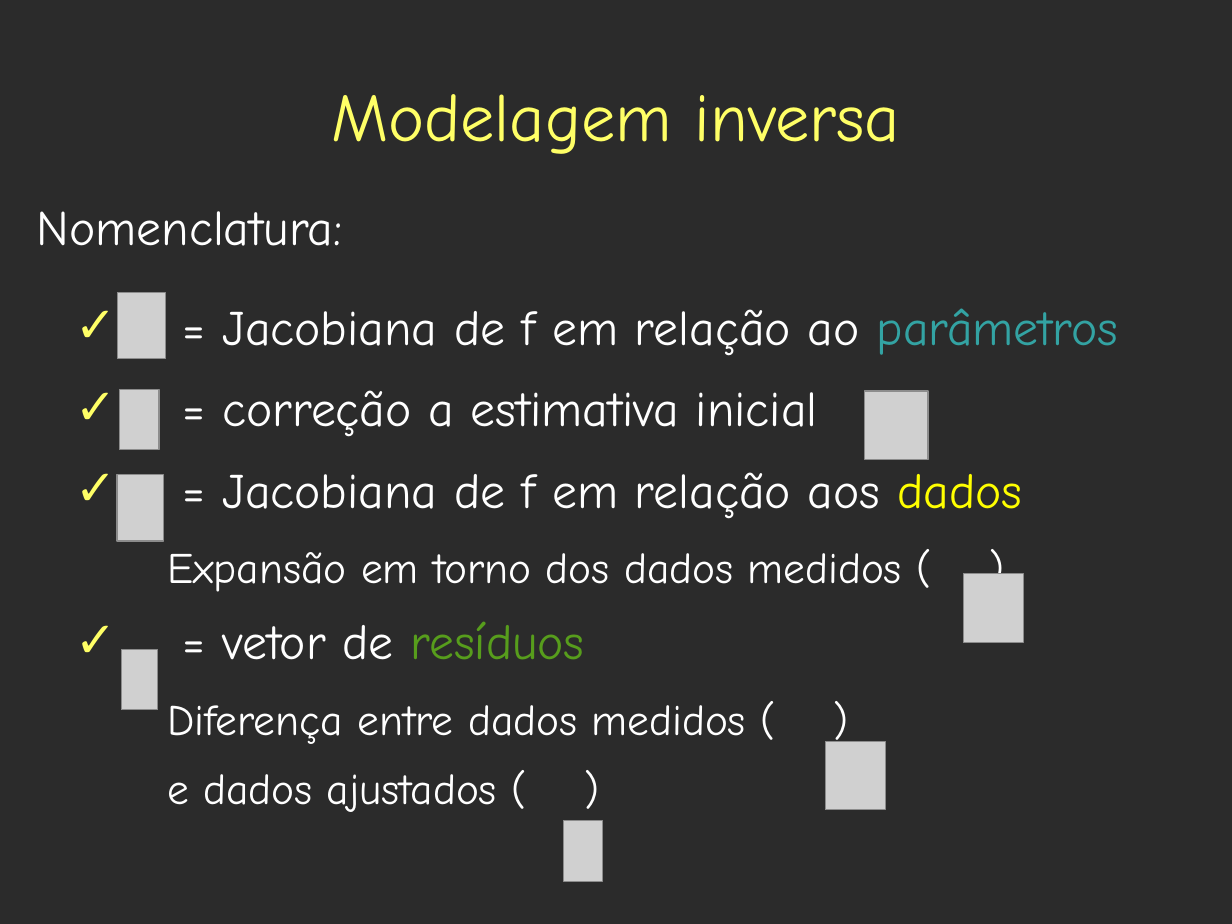
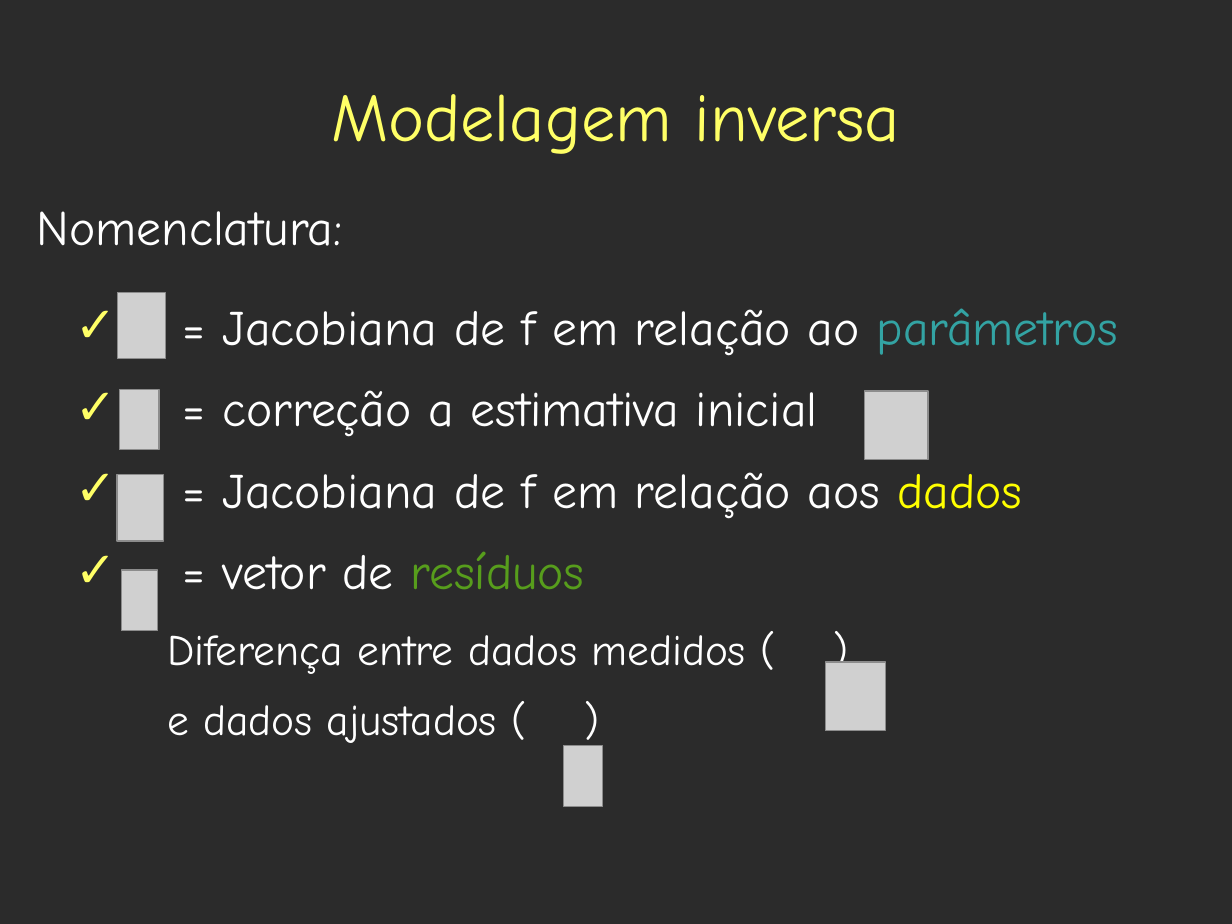
Before and after one commit to leouieda/geothermics, a slide deck: slide 113 of presentations/base_litosfera/estado_termico_lito_subcrustal.odp (slide 112 before the commit). Drawn at 1232x924 pixels with LibreOffice and Linux fonts; fonts in the diff are those of the drawing; grey boxes stand for pictures; background and template pictures are left out; a plain dark background stands for a picture behind light text. Boxes give left, top, right and bottom in pixels: in the first picture for what was removed or moved away, otherwise in the second. Text is boxed around its words. In the diff, an @@ line names an element or a change of style, - is before the commit and + after.

```diff
--- a/presentations/base_litosfera/estado_termico_lito_subcrustal.odp
+++ b/presentations/base_litosfera/estado_termico_lito_subcrustal.odp
@@ text at <box>167,552,902,592</box>: paragraph removed @@
-  Expansão em torno dos dados medidos ( )
@@ picture: place and size @@
-picture at <box>121,650,158,710</box>
+picture at <box>121,570,158,631</box>
@@ picture removed at <box>964,574,1024,642</box> @@
@@ picture: place and size @@
-picture at <box>825,741,885,809</box>
+picture at <box>825,662,885,730</box>
@@ picture: place and size @@
-picture at <box>563,821,603,881</box>
+picture at <box>563,746,603,806</box>
```
Also in this commit, not shown: 17 other slides changed, 3 slides added.
